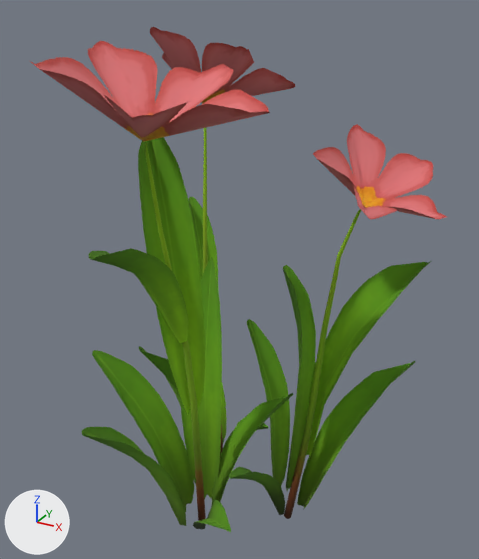
Two versions of the glTF model assets/nature/Flower_3_Group.gltf, one commit apart.
Rendered twice from a 50 mm lens placed at (1.27, -2.1, 2.16), pointed at (0.09, 0.03, 1.09). Lighting does not change. The marker at lower left points along +X, +Y and +Z. The picture after the commit comes second. Vertices at exactly the same position are counted once.

Objects in the first picture: 'Flower_3_Group'.
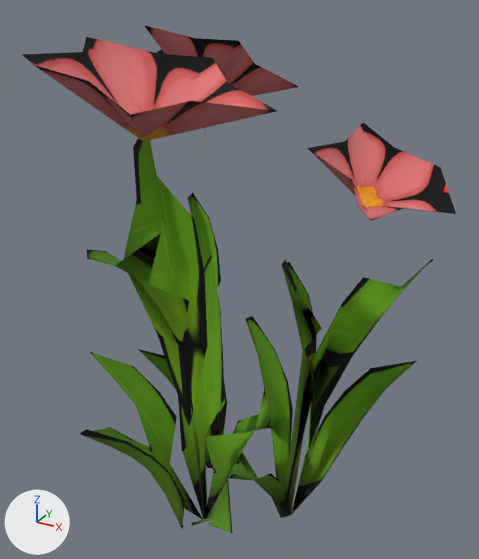
Changed parts and their boxes [x1, y1, x2, y2] in the pictures (479 x 559 px):
'Flower_3_Group', surface changed, recoloured, reshaped: before [30, 27, 447, 532]; after [22, 25, 456, 534]
part 1 of me_plane_021, reshaped (green): before [82, 27, 447, 532]

Edits to the bpy script that builds the scene:
```text
Change mat_leaves:
    remove # nodes: BsdfPrincipled, Math x3, Mix, OutputMaterial, TexImage, VertexColor
    nodes: BsdfPrincipled, Mix, OutputMaterial, TexImage, VertexColor
Change mat_flowers:
    remove # nodes: BsdfPrincipled, Math x3, Mix, OutputMaterial, TexImage, VertexColor
    nodes: BsdfPrincipled, OutputMaterial, TexImage
Change me_plane_021:
    used by ob_flower_3_group; location = (0.0, 0.0, 0.0)
    remove me_plane_021.from_pydata(...)  # 549 vertices, 755 faces; spans x -0.61..0.87, y -0.79..0.8, z -0.03..2.02
    add me_plane_021.from_pydata(...)  # 227 vertices, 248 faces; spans x -0.61..0.87, y -0.79..0.8, z -0.02..2.02
    me_plane_021 part 1: 1 vertex moved within x -0.17, y 0.21, z 0.69; 322 vertices removed from x -0.56..0.84, y -0.73..0.55, z -0.03..2.02
```
